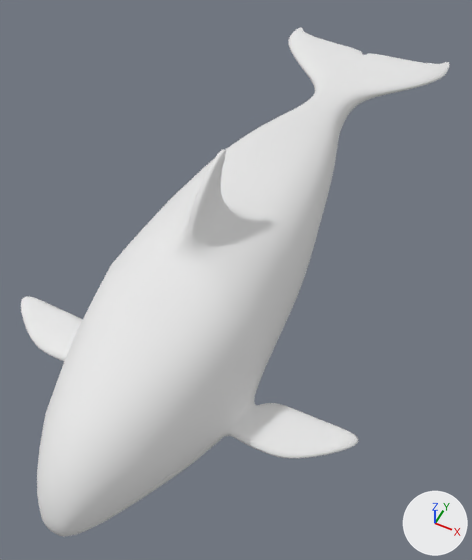
Before and after pictures for a commit that changed the FBX model Models/syachi.fbx.
Both versions are drawn from a 50 mm camera at (4.27, -9.87, 9.48) aimed at (0.17, -1.67, -0.77). Every picture has the same lights, and +X, +Y and +Z are marked at lower right. Where no turn or scale is listed for an object, it has been applied to the vertices.

Script lines for the objects in view, before the commit:
```python
mat_material = principled_material('Material')
mat_material.base_color = (0.8, 0.8, 0.8)  # white #e7e7e7
mat_material.roughness = 0.69
me_cube = bpy.data.meshes.new('Cube')
me_cube.from_pydata(...)  # 2338 vertices, 2336 faces; spans x -3.7..3.7, y -7.67..7.19, z -1.74..2.63
me_cube.materials.append(mat_material)  # white #e7e7e7
ob_cube = bpy.data.objects.new('Cube', me_cube)
ob_cube.location = (0.0, 0.0, 0.0)
```
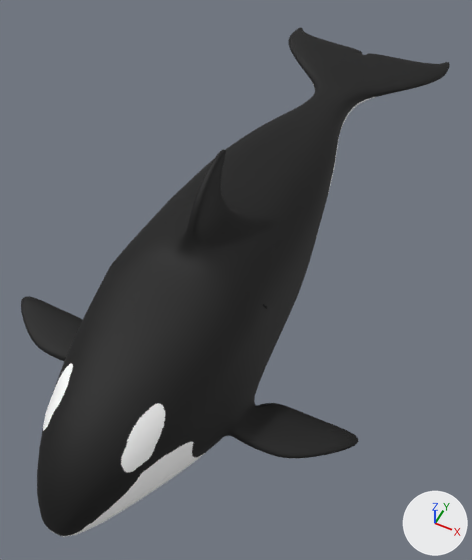
Where the newer file only moved an object's origin or applied its transform, the numbers keep the older frame.

Pixel boxes [x1, y1, x2, y2] of what changed, in the pictures (472 x 560 px):
'Cube', surface changed (white to black): [21, 27, 450, 537] in both

What the commit changed:
Picture 'syachi.png' (img_syachi_png) is new.
In material 'Material' (mat_material), base_color is no longer (0.8, 0.8, 0.8), white #e7e7e7.
In material 'Material' (mat_material), texture is now set to img_syachi_png, with its transparency.
